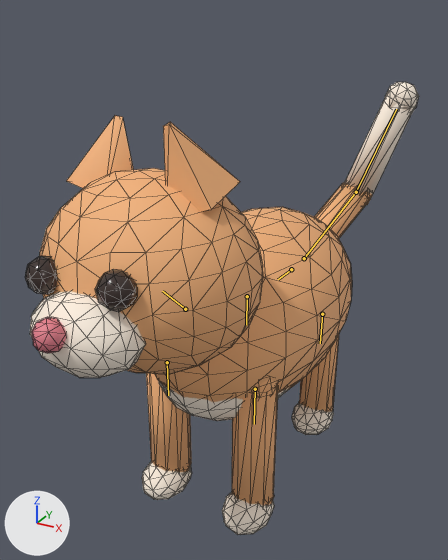
A saved change to the glTF model public/models/life/cat.glb.
One viewpoint serves both versions: a camera (50 mm lens) standing at (0.265, -0.532, 0.492) and looking at (-0.015, -0.023, 0.238). Lighting does not change. The marker at lower left points along +X, +Y and +Z. The first picture is the older version. Both versions are drawn at frame 24 of the action 'idle'; the numbers are the values there. The bones that bend it are drawn over the model as lines. Mesh edges are drawn as thin lines.
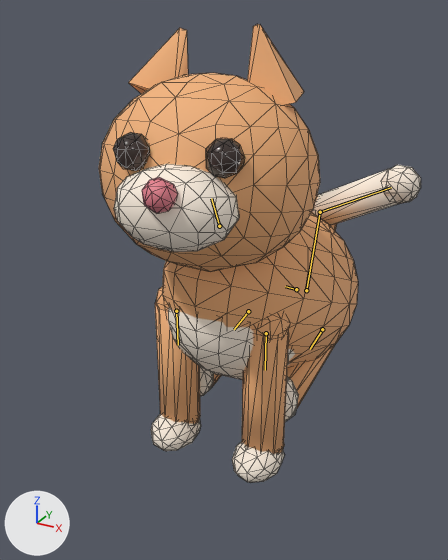
Pixel boxes [x1, y1, x2, y2] of what changed, in the pictures (448 x 560 px):
```json
{"object": "Mesh_0", "change": "posed", "before": [25, 82, 419, 535], "after": [99, 24, 421, 483], "on screen": "18% narrower"}
{"bone": "body", "before": "(291, 269) to (278, 279)", "after": "(296, 289) to (285, 286)"}
{"bone": "head", "before": "(185, 309) to (162, 291)", "after": "(219, 226) to (211, 198)"}
{"bone": "leg_bl", "before": "(322, 314) to (320, 343)", "after": "(322, 329) to (310, 349)"}
{"bone": "leg_br", "before": "(247, 296) to (246, 325)", "after": "(248, 311) to (234, 329)"}
{"bone": "leg_fl", "before": "(255, 389) to (254, 424)", "after": "(266, 333) to (265, 370)"}
{"bone": "leg_fr", "before": "(167, 362) to (168, 395)", "after": "(176, 311) to (178, 345)"}
{"bone": "tail1", "before": "(304, 258) to (356, 192)", "after": "(306, 290) to (320, 212)"}
{"bone": "tail2", "before": "(356, 192) to (396, 109)", "after": "(320, 212) to (391, 187)"}
```

The change, as JSON lines over the scene's bpy script:
```json
{"block": "bone_body", "where": "bone_body = bpy.data.objects['catrig'].pose.bones['body']"}
{"op": "set", "path": "bone_body.location", "old": "(0.0, 0.0, 0.0)", "new": "(0.0, -0.0216, 0.0341)"}
{"op": "set", "path": "bone_body.rotation_quaternion", "old": "(1.0, 0.0, 0.0, 0.0)", "new": "(0.978, -0.208, 0.0, 0.0)", "note": "degrees (0, 0, 0) -> degrees (-24, 0, 0)"}
{"block": "bone_head", "where": "bone_head = bpy.data.objects['catrig'].pose.bones['head']  # child of 'body'"}
{"op": "set", "path": "bone_head.rotation_quaternion", "old": "(0.999, 0.0, 0.0, 0.052)", "new": "(0.987, 0.121, 0.092, -0.049)", "note": "degrees (0, 0, 6) -> degrees (14, 11, -4)"}
{"block": "bone_leg_bl", "where": "bone_leg_bl = bpy.data.objects['catrig'].pose.bones['leg_bl']  # child of 'body'"}
{"op": "set", "path": "bone_leg_bl.rotation_quaternion", "old": "(1.0, 0.0, 0.0, 0.0)", "new": "(0.883, -0.469, 0.0, 0.0)", "note": "degrees (0, 0, 0) -> degrees (-56, 0, 0)"}
{"block": "bone_leg_br", "where": "bone_leg_br = bpy.data.objects['catrig'].pose.bones['leg_br']  # child of 'body'"}
{"op": "set", "path": "bone_leg_br.rotation_quaternion", "old": "(1.0, 0.0, 0.0, 0.0)", "new": "(0.883, -0.469, 0.0, 0.0)", "note": "degrees (0, 0, 0) -> degrees (-56, 0, 0)"}
{"block": "bone_leg_fl", "where": "bone_leg_fl = bpy.data.objects['catrig'].pose.bones['leg_fl']  # child of 'body'"}
{"op": "set", "path": "bone_leg_fl.rotation_quaternion", "old": "(1.0, 0.0, 0.0, 0.0)", "new": "(0.978, 0.208, 0.0, 0.0)", "note": "degrees (0, 0, 0) -> degrees (24, 0, 0)"}
{"block": "bone_leg_fr", "where": "bone_leg_fr = bpy.data.objects['catrig'].pose.bones['leg_fr']  # child of 'body'"}
{"op": "set", "path": "bone_leg_fr.rotation_quaternion", "old": "(1.0, 0.0, 0.0, 0.0)", "new": "(0.978, 0.208, 0.0, 0.0)", "note": "degrees (0, 0, 0) -> degrees (24, 0, 0)"}
{"block": "bone_tail1", "where": "bone_tail1 = bpy.data.objects['catrig'].pose.bones['tail1']  # child of 'body'"}
{"op": "set", "path": "bone_tail1.rotation_quaternion", "old": "(-0.991, 0.0, 0.0, 0.131)", "new": "(0.641, 0.687, 0.29, 0.181)", "note": "degrees (0, 0, -15) -> degrees (97, 7, 39)"}
{"block": "bone_tail2", "where": "bone_tail2 = bpy.data.objects['catrig'].pose.bones['tail2']  # child of 'tail1'"}
{"op": "set", "path": "bone_tail2.rotation_quaternion", "old": "(0.976, 0.172, -0.023, -0.128)", "new": "(0.981, 0.086, 0.092, -0.147)", "note": "degrees (20, 0, -15) -> degrees (8, 12, -16)"}
```
